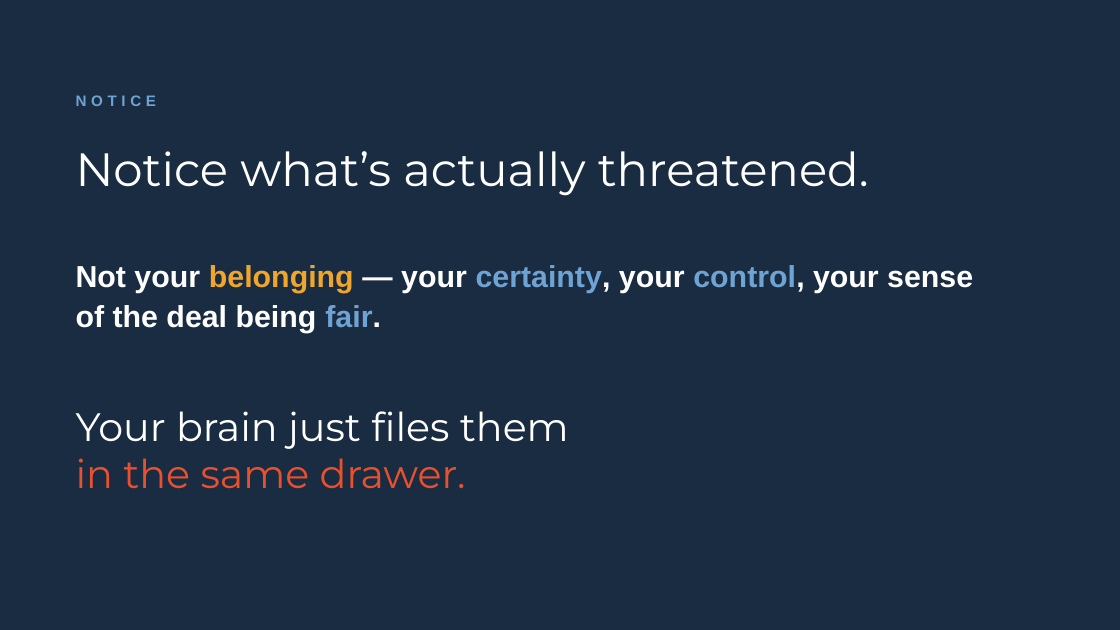
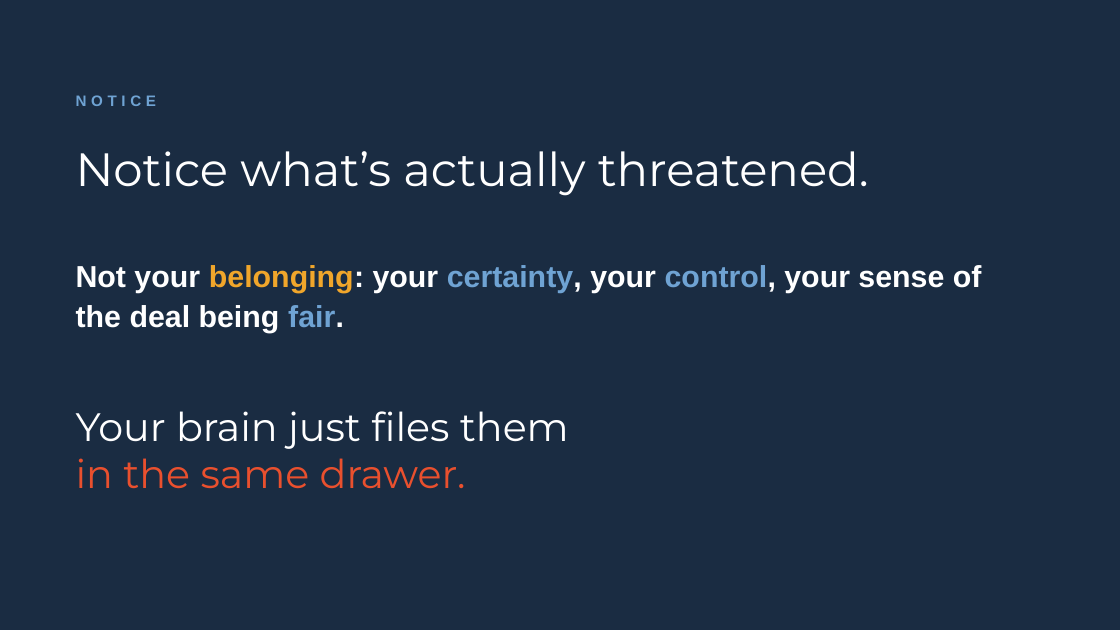
Before and after one commit to gaelin-sketch/belonging-assessment, a slide deck: slide 6 of slides/Session3_Anchored_Belonging_That_Survives_Change.pptx. Drawn at 1120x630 pixels with LibreOffice and Linux fonts; fonts in the diff are those of the drawing. Boxes give left, top, right and bottom in pixels: in the first picture for what was removed or moved away, otherwise in the second. Text is boxed around its words. In the diff, an @@ line names an element or a change of style, - is before the commit and + after.

```diff
--- a/slides/Session3_Anchored_Belonging_That_Survives_Change.pptx
+++ b/slides/Session3_Anchored_Belonging_That_Survives_Change.pptx
@@ text at (x1=76, y1=265, x2=982, y2=333): text changed @@
-Not your belonging — your certainty, your control, your sense of the deal being fair.
+Not your belonging: your certainty, your control, your sense of the deal being fair.
```
Also in this commit, not shown: 11 other slides changed, 1 other file.
